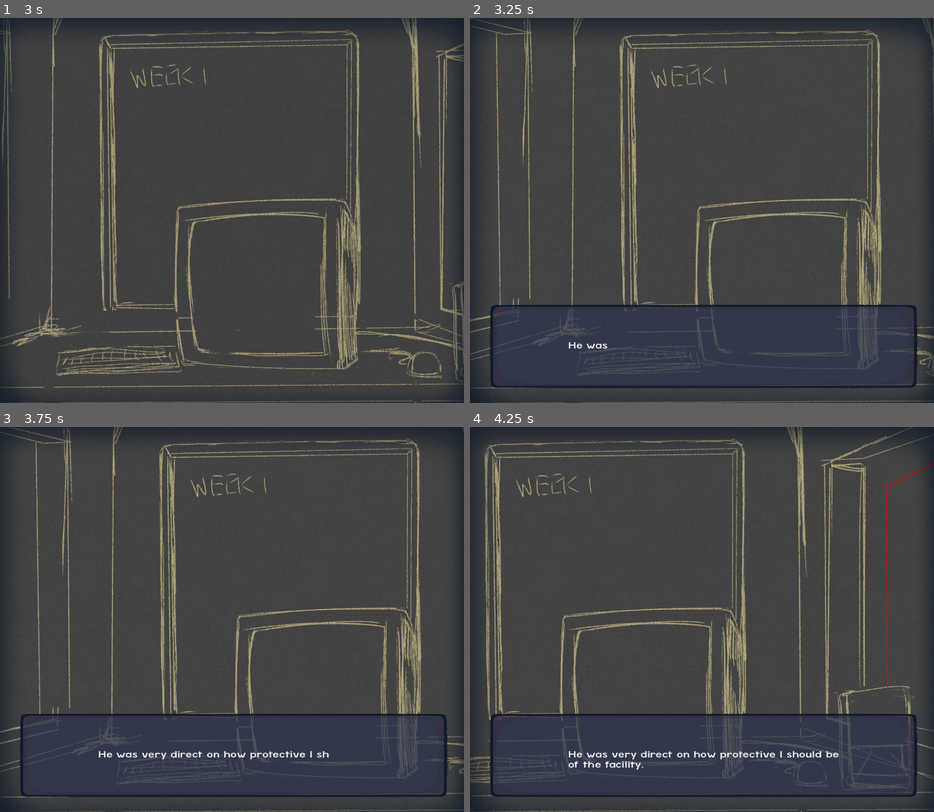
Above: before the commit, frames 1-4 (two rows, left to right).
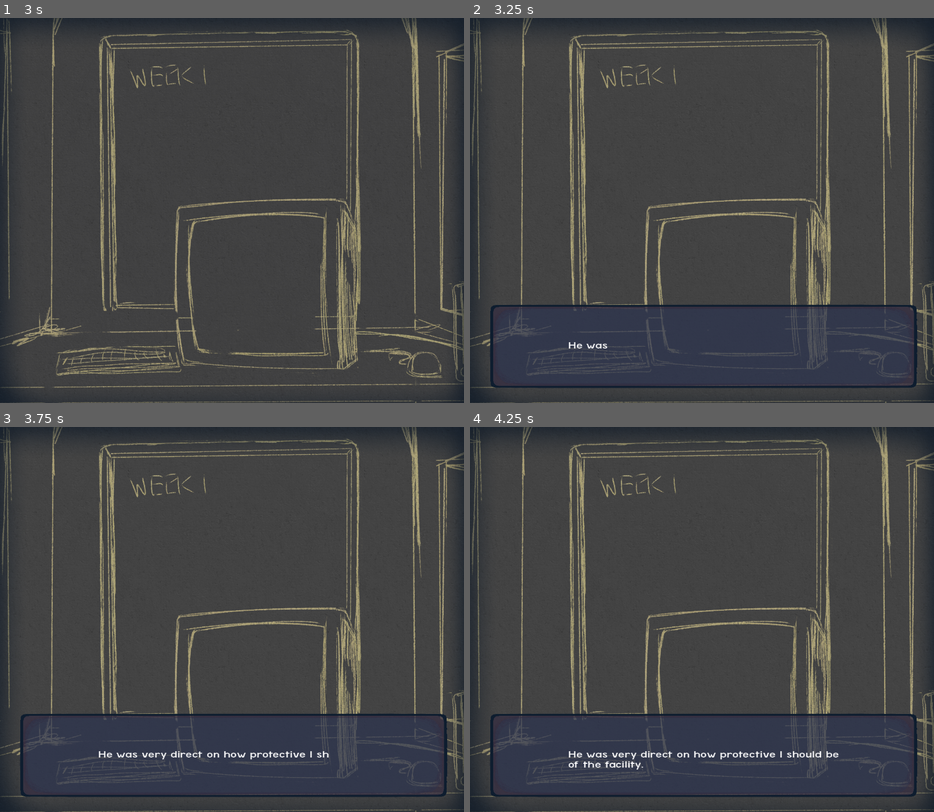
Above: after the commit, the same moments.

Repository: KURUKURURU/Project4Neo
Game: Godot game, scene res://scenes/booth_game1.tscn
Same seed, same stepped clock (60 frames per second), same inputs: the game is played once before the commit and once after it. This scene is started directly instead of the project's main scene.
Inputs (mouse positions are in pixels of both pictures, inside the frame that each line leads up to):
- Up to frame 1 (3 s): tap Enter (ui_accept) at 0.5, 0.77, 1.25, 2 s; move the mouse to (334, 191) at 0.52 s; hold D (right) 0.53-1.25 s; click (334, 191) at 0.6 s; tap E (interact) at 0.8, 2.3 s; drag from (139, 229) to (334, 191) at 1.27 s; move the mouse to (278, 125) at 2.02 s; hold A (left) 2.03-2.75 s; click (278, 125) at 2.1 s; drag from (208, 287) to (92, 152) at 2.77 s
- Up to frame 2 (3.25 s): no input
- Up to frame 3 (3.75 s): move the mouse to (371, 677) at 3.52 s; hold D (right) from 3.53 s (still down); tap Alt at 3.6 s; click (371, 677) at 3.67 s
- Up to frame 4 (4.25 s): keep holding D (right); tap Enter (ui_accept) at 3.77 s; tap E (interact) at 3.8 s

Frame 1 is identical in both runs. In frame 2, 12% of the frame differs, in the area x 0-100%, y 0-100%; in frame 3, 11%; in frame 4, 13%.

Commit message:
AHHHHHHHHHHHHHHHHH
tried to do a dragging card, found out thats practically imposible without ai, and thus went to simplistic texture changes

Diff:
--- a/sleepover/scenes/booth_game1.tscn
+++ b/sleepover/scenes/booth_game1.tscn
@@ -65,6 +65,9 @@
 [sub_resource type="CircleShape2D" id="CircleShape2D_8p4ax"]
 radius = 35.510563
 
+[sub_resource type="CircleShape2D" id="CircleShape2D_24ock"]
+radius = 177.63446
+
 [node name="bg1" type="Node2D"]
 script = ExtResource("1_8p4ax")
 
@@ -105,7 +108,18 @@
 text = "sedfasefwe"
 horizontal_alignment = 2
 
-[node name="TextureRect" type="TextureRect" parent="."]
+[node name="hand" type="TextureRect" parent="top"]
+offset_right = 40.0
+offset_bottom = 40.0
+
+[node name="bg" type="TextureRect" parent="."]
+offset_top = -923.0
+offset_right = 3900.0
+offset_bottom = 157.0
+scale = Vector2(1.7156413, 1.7156413)
+texture = ExtResource("5_24ock")
+
+[node name="movement" type="TextureRect" parent="."]
 offset_top = -923.0
 offset_right = 3900.0
 offset_bottom = 157.0
@@ -132,6 +146,7 @@
 offset_top = -213.0
 offset_right = 646.0
 offset_bottom = 291.0
+focus_mode = 0
 
 [node name="CollisionShape2D" type="CollisionShape2D" parent="Jane"]
 position = Vector2(475.75, 34.75)
@@ -143,4 +158,10 @@
 [node name="CollisionShape2D" type="CollisionShape2D" parent="Cursor"]
 shape = SubResource("CircleShape2D_8p4ax")
 
+[node name="ID" type="Area2D" parent="."]
+position = Vector2(5681, -213)
+
+[node name="CollisionShape2D" type="CollisionShape2D" parent="ID"]
+shape = SubResource("CircleShape2D_24ock")
+
 [connection signal="pressed" from="Jane/TextureButton" to="." method="Woman"]
--- a/sleepover/scenes/booth_game_1.gd
+++ b/sleepover/scenes/booth_game_1.gd
@@ -6,35 +6,38 @@
 @onready var cursor = $Cursor
 @onready var cam = $Camera2D
 @onready var jane = $Jane
+@onready var id = $ID
+@onready var id_A = $ID/CollisionShape2D
 
 @onready var t = $top/talking_ui
 @onready var sprite = $top/talking_ui/Sprite
 
+#handssssss
+@onready var hand = $top/hand
+var holding := false
+var id_insert = preload("res://images/test/card_insert.png")
+var id_hold = preload("res://images/test/card_take.png")
+
 var talking = false
-var pause = false
+var follow = false
 
-var cursor_image
-var current_cursor_state = ""
+signal putdown
 
 func _ready() -> void:
-
-	pause = true
-
 	await wait(2.0)
 	fadeAnimation.play("fadein")
 	await fadeAnimation.animation_finished
 	fadeColor.hide()
-	pause = false
 
 	await speak("", "He was very direct on how protective I should be of the facility.", "","","")
 	await speak("", "Though, I'm not going to be a big fan of those methods.", "","","")
 	await speak("", "I came here for a reason.", "","","")
 	e()
-
+	follow = true
 
 func _process(delta: float) -> void:
 
-	if !talking and !pause:
+	if follow:
 		label.show()
 		cam.global_position = get_global_mouse_position()
 	else:
@@ -43,6 +46,8 @@
 	cursor.global_position = get_global_mouse_position()
 
 	if talking:
+		label.hide()
+		follow = false
 		return
 
 	if jane.overlaps_area(cursor):
@@ -50,18 +55,33 @@
 
 		if Input.is_action_just_pressed("click"):
 			pass
+
+	if id.overlaps_area(cursor):
+		interact("Identification")
+
+		if Input.is_action_just_pressed("click"):
+			id_A.disabled = true
+			card_holding()
+
 	else:
 		interact("")
+		label.show()
+
 
 func interact(text):
 	label.text = "[shake]" + text
 
-
+func card_holding():
+	holding = true
+	hand.texture = id_hold
+	await putdown
+	hand.texture = null
 
 func Woman() -> void:
 	talking = true
-	await speak("", "There's a woman over there.","", "", "")
-	await speak("", "She must've been approached like I had.","", "", "")
+	await speak("", "There's someone over there.","", "", "")
+	await speak("", "Nice to know I'm not alone, though that could be bad too.","", "", "")
+	await speak("", "Wonder how she got the job.","", "", "")
 	e()
 
 	talking = false
@@ -71,6 +91,7 @@
 
 func e():
 	t._end()
+	follow = true
 	talking = false
 
 func wait(seconds: float) -> void:
--- /dev/null
+++ b/sleepover/scenes/droppingthing.gd
@@ -0,0 +1,38 @@
+extends CharacterBody2D
+
+
+const SPEED = 300.0
+const JUMP_VELOCITY = -400.0
+
+
+func _physics_process(delta: float) -> void:
+	# Add the gravity.
+	if not is_on_floor():
+		velocity += get_gravity() * delta
+
+	move_and_slide()
+
+
+
+var _dragging: bool = false
+
+func _process(delta: float) -> void:
+	if _dragging:
+		var current_position: Vector2 = global_position
+		var mouse_position: Vector2 = get_global_mouse_position()
+
+		var distance: float = current_position.distance_to(mouse_position)
+		var direction: Vector2 = current_position.direction_to(mouse_position)
+
+		var speed: float = distance / delta
+
+		velocity = direction * speed
+		move_and_slide()
+
+func _input(event: InputEvent) -> void:
+	if event is InputEventMouseButton and event.button_index == MOUSE_BUTTON_LEFT and _dragging and not event.pressed:
+		_dragging = false
+
+func _on_draggable_input_event(_viewport: Node, event: InputEvent, _shape_idx: int) -> void:
+	if event is InputEventMouseButton and event.button_index == MOUSE_BUTTON_LEFT:
+		_dragging = event.pressed
--- /dev/null
+++ b/sleepover/scenes/rigid_body_2d.gd
@@ -0,0 +1,11 @@
+extends RigidBody2D
+
+
+# Called when the node enters the scene tree for the first time.
+func _ready() -> void:
+	pass # Replace with function body.
+
+
+# Called every frame. 'delta' is the elapsed time since the previous frame.
+func _process(delta: float) -> void:
+	pass
--- /dev/null
+++ b/sleepover/scenes/sprite_2d.gd
@@ -0,0 +1,17 @@
+extends Sprite2D
+var is_dragging = false #state management
+var mouse_offset #center mouse on click
+var delay = .2
+func _physics_process(delta):
+	if is_dragging == true:
+		var tween = get_tree().create_tween()
+		tween.tween_property(self, "position", get_global_mouse_position()-mouse_offset, delay * delta)
+func _input(event):
+	if event is InputEventMouseButton and event.button_index == MOUSE_BUTTON_LEFT:
+		if event.pressed:
+			if get_rect().has_point(to_local(event.position)):
+				print('clicked on sprite')
+				is_dragging = true
+				mouse_offset = get_global_mouse_position()-global_position
+		else:
+			is_dragging = false
--- /dev/null
+++ b/sleepover/scenes/test.gd
@@ -0,0 +1 @@
+extends Node2D
--- /dev/null
+++ b/sleepover/scenes/test.tscn
@@ -0,0 +1,11 @@
+[gd_scene load_steps=3 format=3 uid="uid://dubh6qww83hps"]
+
+[ext_resource type="Texture2D" uid="uid://bbu4u0u8omyoq" path="res://crap/icon.svg" id="1_bl13t"]
+[ext_resource type="Script" uid="uid://8ac5ldv4ecfx" path="res://scenes/sprite_2d.gd" id="1_errlg"]
+
+[node name="test" type="Node2D"]
+
+[node name="Sprite2D" type="Sprite2D" parent="."]
+position = Vector2(473, 103)
+texture = ExtResource("1_bl13t")
+script = ExtResource("1_errlg")
Binary file added: sleepover/images/test/card_insert.png
Not shown, added: sleepover/images/test/card_insert.png.import
Binary file added: sleepover/images/test/card_take.png
Not shown, added: sleepover/images/test/card_take.png.import
Not shown: 1 places in sleepover/scenes/booth_game1.tscn that only renumber resources
Not shown, added: sleepover/scenes/droppingthing.gd.uid
Not shown, added: sleepover/scenes/rigid_body_2d.gd.uid
Not shown, added: sleepover/scenes/sprite_2d.gd.uid
Not shown, added: sleepover/scenes/test.gd.uid
